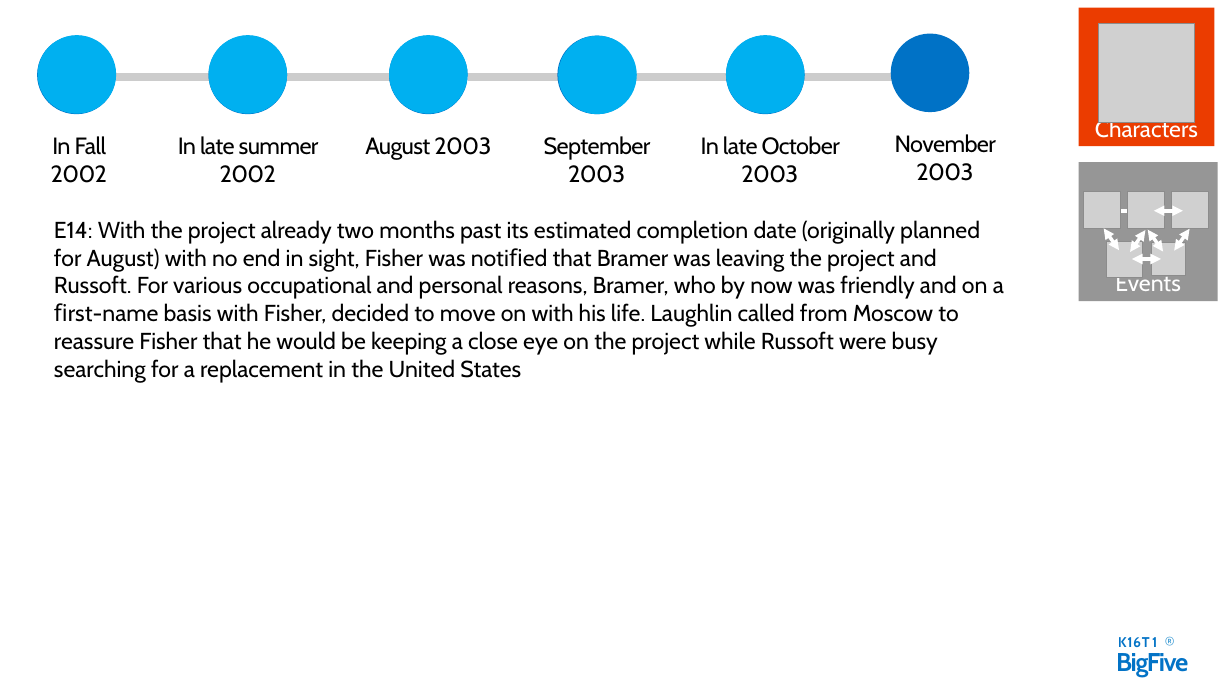
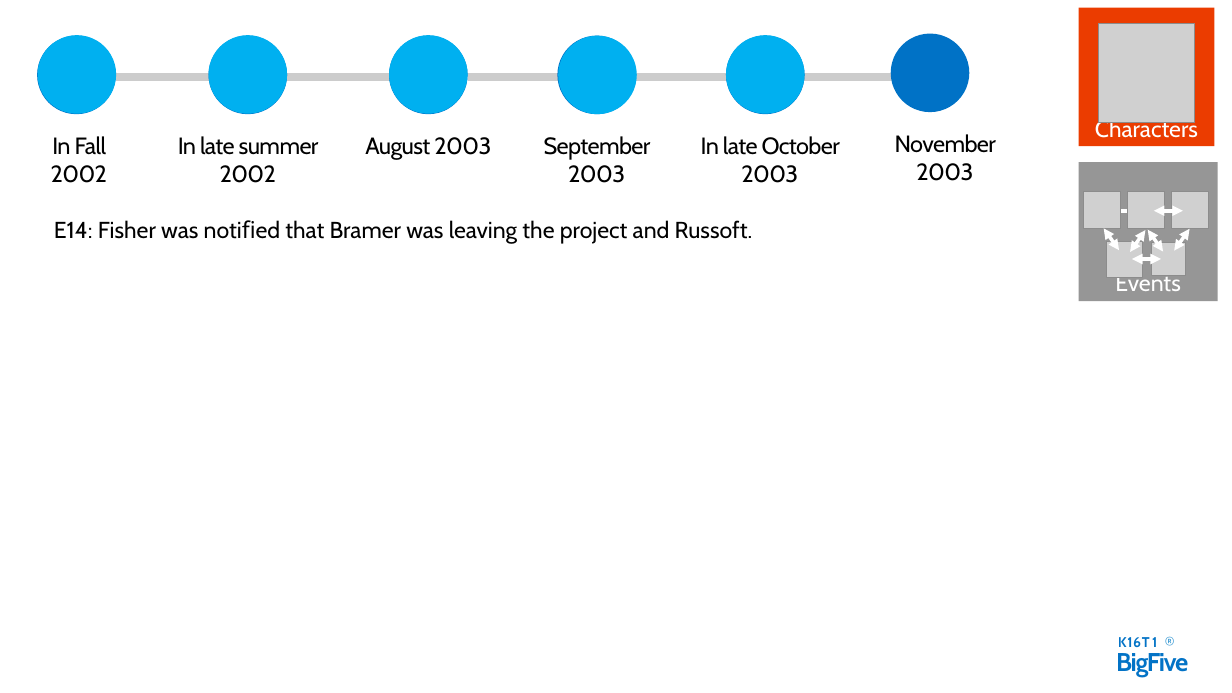
Before and after one commit to daotk/cdkpt, a slide deck: slide 14 of SPQM/Team Assignment/Team Assignment 01/big5.pptx. Drawn at 1232x693 pixels with LibreOffice and Linux fonts; fonts in the diff are those of the drawing; grey boxes stand for pictures. Boxes give left, top, right and bottom in pixels: in the first picture for what was removed or moved away, otherwise in the second. Text is boxed around its words. In the diff, an @@ line names an element or a change of style, - is before the commit and + after.

```diff
--- a/SPQM/Team Assignment/Team Assignment 01/big5.pptx
+++ b/SPQM/Team Assignment/Team Assignment 01/big5.pptx
@@ text at (54,220,753,244): text changed @@
-E14: With the project already two months past its estimated completion date (originally planned for August) with no end in sight, Fisher was notiﬁed that Bramer was leaving the project and Russoft. For various occupational and personal reasons, Bramer, who by now was friendly and on a ﬁrst-name basis with Fisher, decided to move on with his life. Laughlin called from Moscow to reassure Fisher that he would be keeping a close eye on the project while Russoft were busy searching for a replacement in the United States
+E14: Fisher was notiﬁed that Bramer was leaving the project and Russoft.
```
Also in this commit, not shown: 4 other slides changed.
